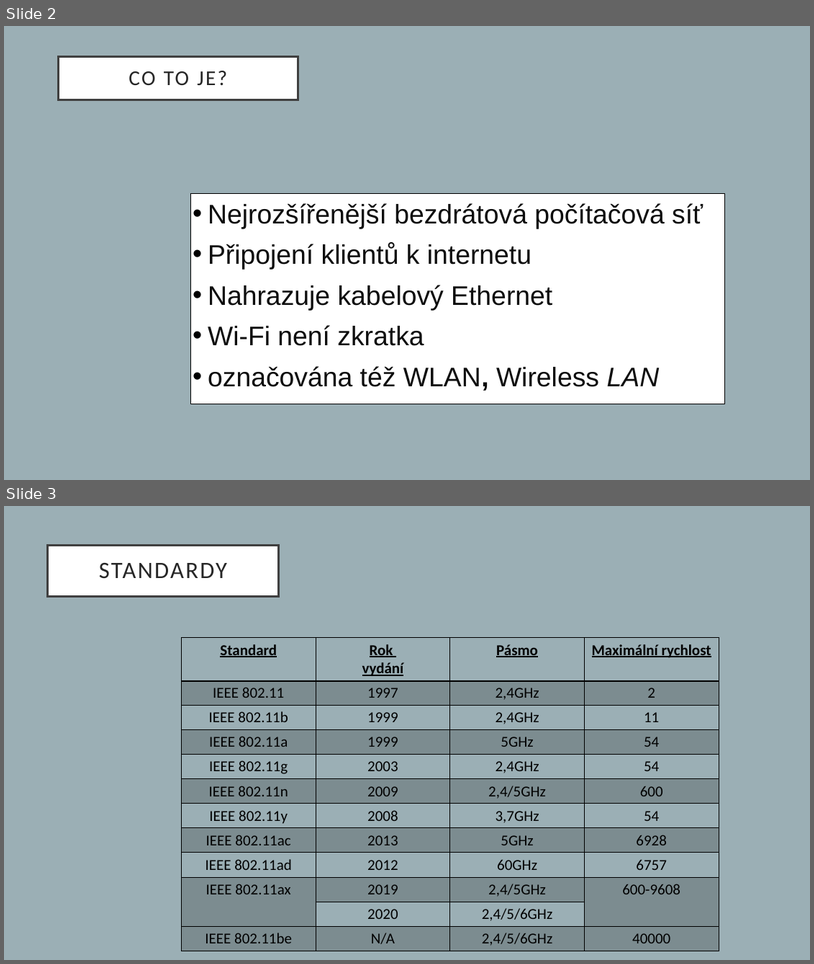
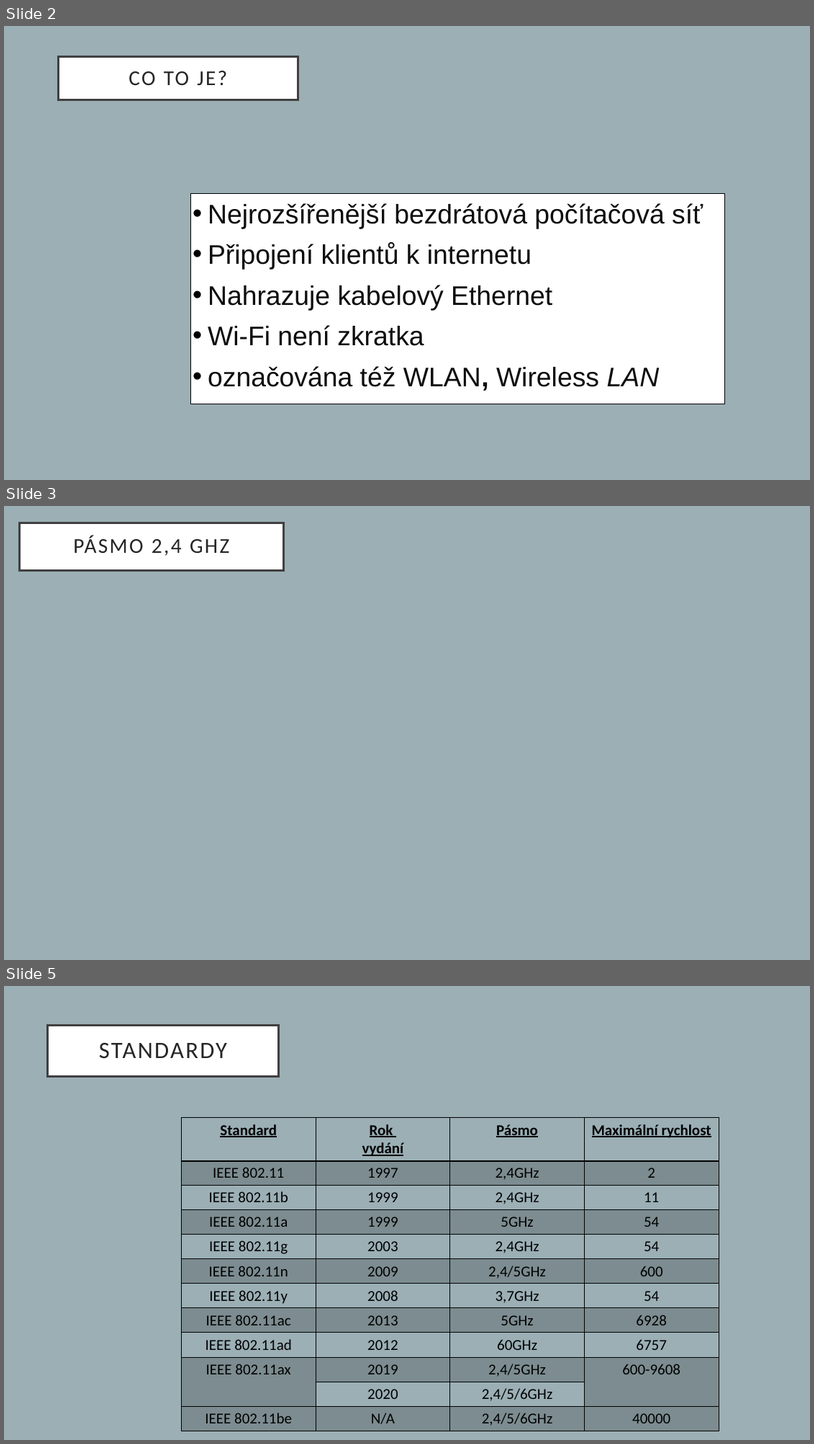
Before and after one commit to proch4zkov4/prezentace-wifi, a slide deck: prochazkova.pptx. Shown one above the other, each under a label of ours: slides 2 and 3 before the commit, slides 2, 3 and 5 after it; the slides between them are not shown. The pictures are 814x964 and 814x1444 pixels, drawn with LibreOffice and Linux fonts; fonts in the diff are those of the drawing. Boxes give left, top, right and bottom in pixels: in the first picture for what was removed or moved away, otherwise in the second. Text is boxed around its words. In the diff, an @@ line names an element or a change of style, - is before the commit and + after.

```diff
--- a/prochazkova.pptx
+++ b/prochazkova.pptx
@@ slide 3 added at [4, 506, 810, 960], background #9BAFB5 @@
@@ title added at [19, 523, 283, 571], fill #FFFFFF, outline #404040 2.5 pt, 25.2 pt, text #262626 @@
+PÁSMO 2,4 GHZ
@@ what was slide 3 is now slide 5 @@
```
Also in this commit, not shown: 1 slide changed, 2 other slides added, 3 slides removed.
